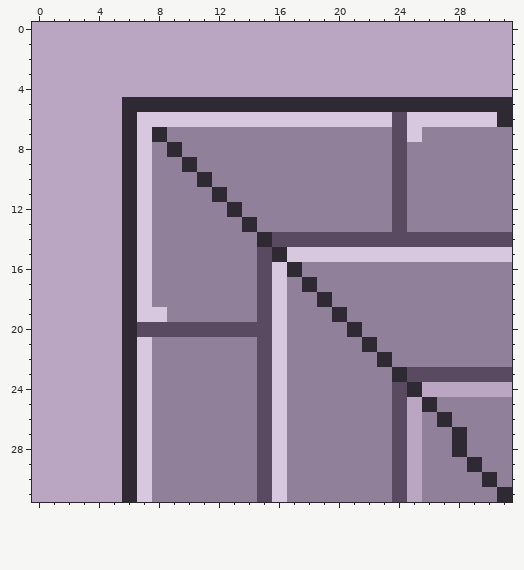
Pixel-art sprite -- bin/graphic_assets/tiles/wall_top_left.png. Above: the version before the commit.
The file is 32x32 pixels.
Once edited:
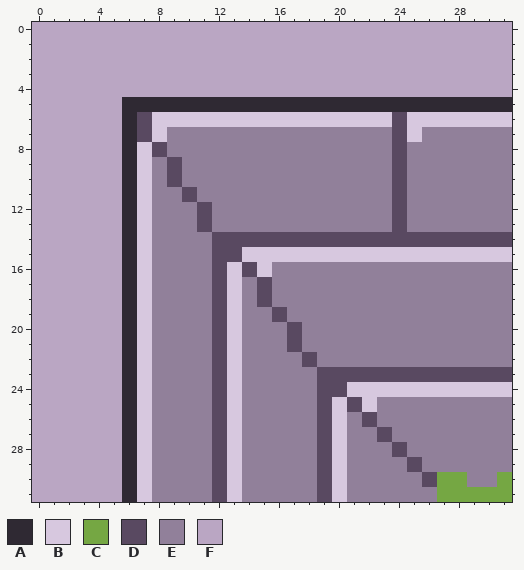
Palette (. is transparent): A #2f2933  B #d7c8df  C #75a743  D #594961  E #91809a  F #baa6c3
Edits made:
y 6: x 7 B -> D; x 31 A -> B
y 7: x 7..8 BA -> DB
y 8: x 8..9 EA -> DE
y 9: x 9..10 EA -> DE
y 10: x 9 E -> D; x 11 A -> E
y 11: x 10 E -> D; x 12 A -> E
y 12: x 11 E -> D; x 13 A -> E
y 13: x 11 E -> D; x 14 A -> E
y 14: x 12..15 EEEA -> DDDD
y 15: x 12..16 EEEDA -> DDBBB
y 16: x 12..17 EEEDBA -> DBDBEE
y 17: x 12..13 EE -> DB; x 16 B -> E; x 18 A -> E
y 18: x 12..13 EE -> DB; x 16 B -> E; x 19 A -> E
y 19: x 8 B -> E; x 12..13 EE -> DB; x 15..16 DB -> ED; x 20 A -> E
y 20: x 7..11 DDDDD -> BEEEE; x 13..17 DDDBE -> BEEED; x 21 A -> E
y 21: x 12..13 EE -> DB; x 15..17 DBE -> EED; x 22 A -> E
y 22: x 12..13 EE -> DB; x 15..16 DB -> EE; x 18 E -> D; x 23 A -> E
y 23: x 12..13 EE -> DB; x 15..16 DB -> EE; x 19..24 EEEEEA -> DDDDDD
y 24: x 12..13 EE -> DB; x 15..16 DB -> EE; x 19..31 EEEEEDAFFFFFF -> DDBBBBBBBBBBB
y 25: x 12..13 EE -> DB; x 15..16 DB -> EE; x 19..22 EEEE -> DBDB; x 24..26 DFA -> EEE
y 26: x 12..13 EE -> DB; x 15..16 DB -> EE; x 19..20 EE -> DB; x 22 E -> D; x 24..25 DF -> EE; x 27 A -> E
y 27: x 12..13 EE -> DB; x 15..16 DB -> EE; x 19..20 EE -> DB; x 23..25 EDF -> DEE; x 28 A -> E
y 28: x 12..13 EE -> DB; x 15..16 DB -> EE; x 19..20 EE -> DB; x 25 F -> E; x 28 A -> E
y 29: x 12..13 EE -> DB; x 15..16 DB -> EE; x 19..20 EE -> DB; x 24..25 DF -> ED; x 29 A -> E
y 30: x 12..13 EE -> DB; x 15..16 DB -> EE; x 19..20 EE -> DB; x 24..28 DFEEE -> EEDCC; x 30..31 AE -> EC
y 31: x 12..13 EE -> DB; x 15..16 DB -> EE; x 19..20 EE -> DB; x 24..25 DF -> EE; x 27..31 EEEEA -> CCCCC
